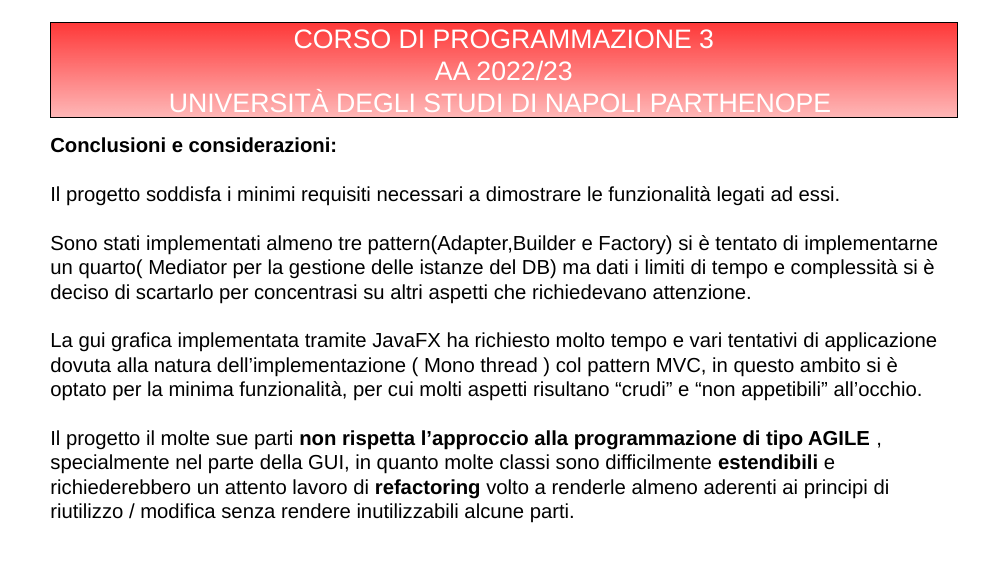
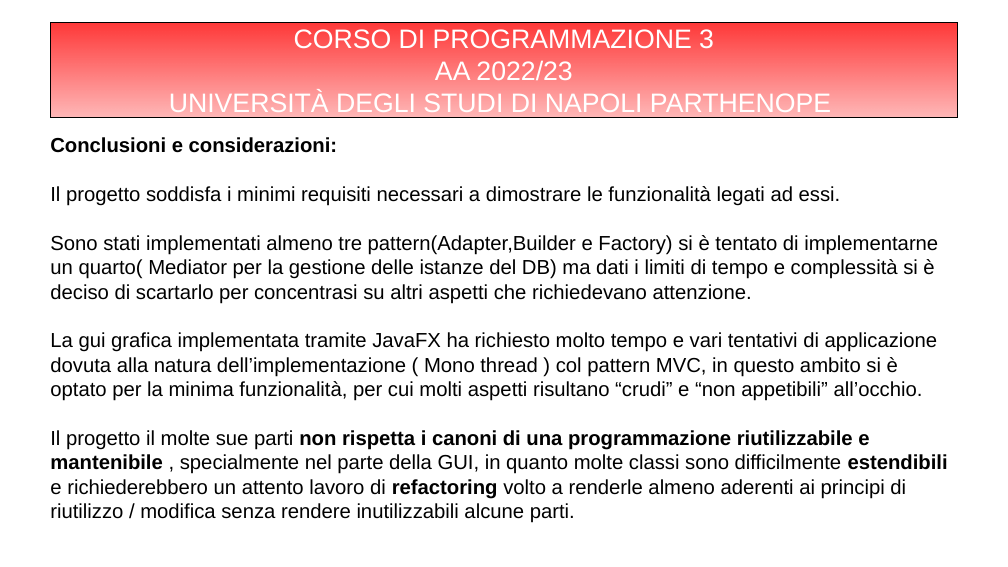
Before and after one commit to Kilne/PersonalManager, a slide deck: slide 5 of Relazioni e slides/Slides/SLIDES.odp. Drawn at 1008x567 pixels with LibreOffice and Linux fonts; fonts in the diff are those of the drawing. Boxes give left, top, right and bottom in pixels: in the first picture for what was removed or moved away, otherwise in the second. Text is boxed around its words. In the diff, an @@ line names an element or a change of style, - is before the commit and + after.

Commit message:
fix slides

```diff
--- a/Relazioni e slides/Slides/SLIDES.odp
+++ b/Relazioni e slides/Slides/SLIDES.odp
@@ subtitle at (50, 430, 948, 499): text changed @@
-Il progetto il molte sue parti non rispetta l’approccio alla programmazione di tipo AGILE , specialmente nel parte della GUI, in quanto molte classi sono difficilmente estendibili e richiederebbero un attento lavoro di refactoring volto a renderle almeno aderenti ai principi di riutilizzo / modifica senza rendere inutilizzabili alcune parti.
+Il progetto il molte sue parti non rispetta i canoni di una programmazione riutilizzabile e mantenibile , specialmente nel parte della GUI, in quanto molte classi sono difficilmente estendibili e richiederebbero un attento lavoro di refactoring volto a renderle almeno aderenti ai principi di riutilizzo / modifica senza rendere inutilizzabili alcune parti.
```
Also in this commit, not shown: 1 other file.
